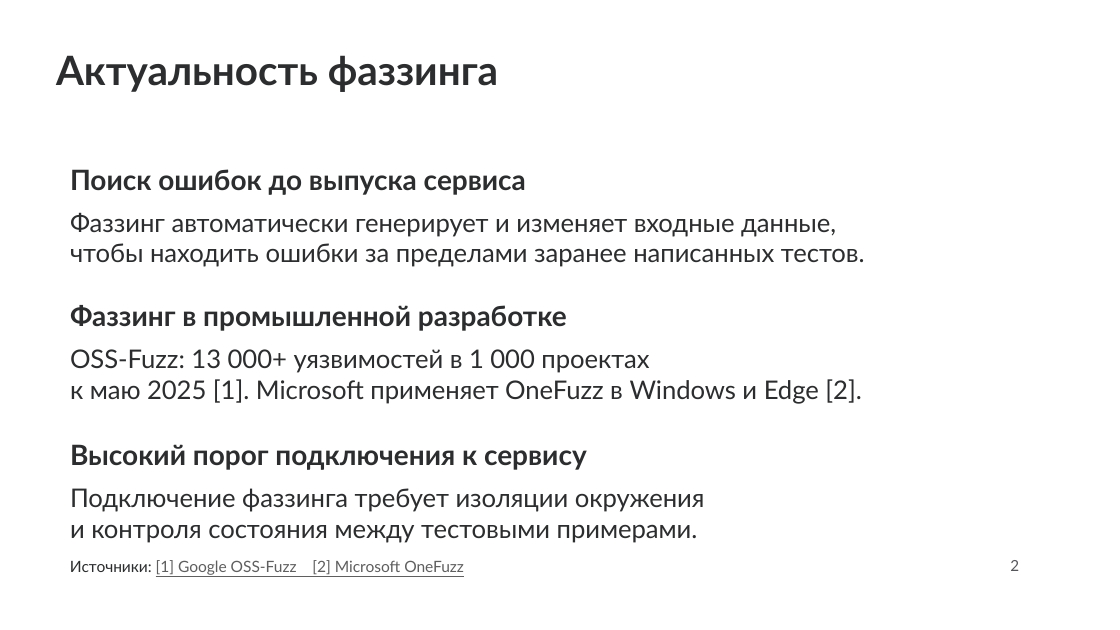
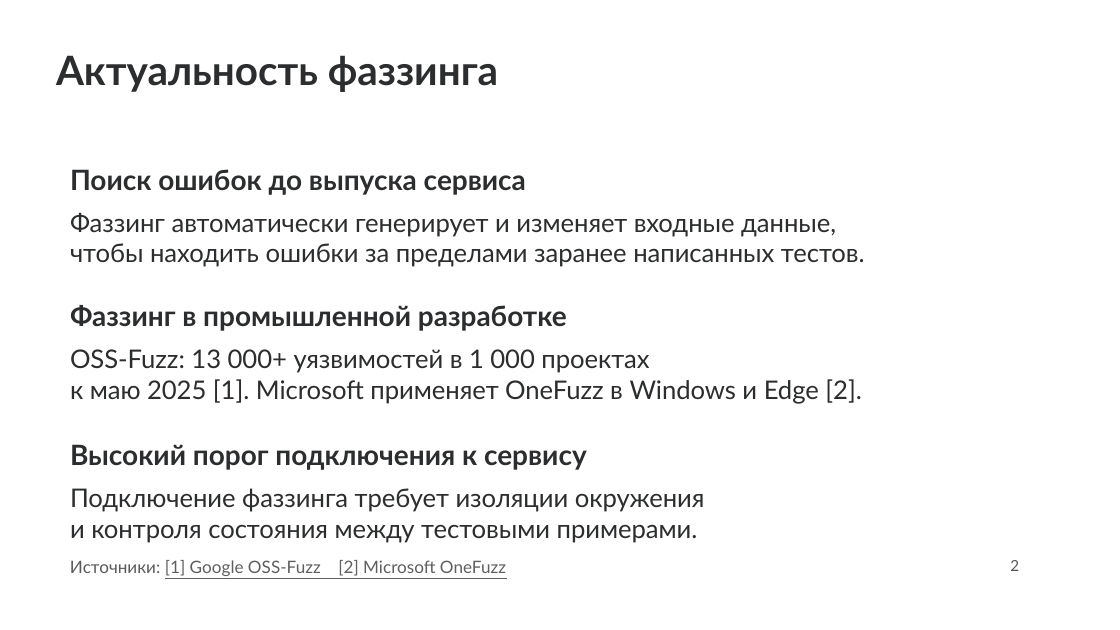
Before and after one commit to Malevrovich/userver-fuzzing, a slide deck: slide 2 of docs/presentation/project.pptx. Drawn at 1120x630 pixels with LibreOffice and Linux fonts; fonts in the diff are those of the drawing; background and template pictures are left out. Boxes give left, top, right and bottom in pixels: in the first picture for what was removed or moved away, otherwise in the second. Text is boxed around its words. In the diff, an @@ line names an element or a change of style, - is before the commit and + after.

```diff
--- a/docs/presentation/project.pptx
+++ b/docs/presentation/project.pptx
@@ text "Источники: [1] Google OSS-Fuzz [2] ..." at [70, 560, 506, 576]: size 10 to 11 pt; text colour #2C2D2E to #5A5A5A in "Источники:" @@
```
Also in this commit, not shown: 1 other slide changed, 1 other file.
